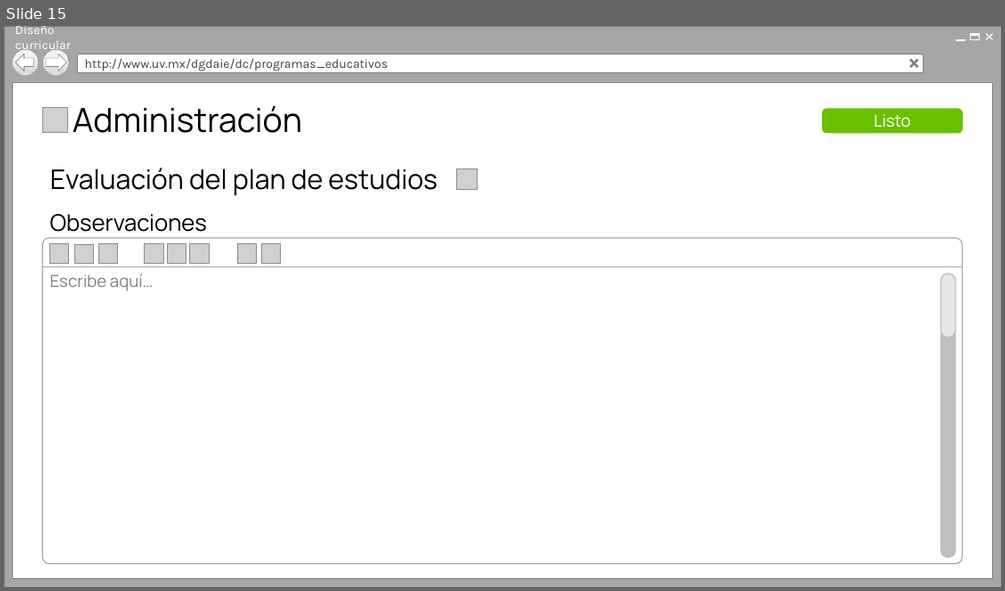
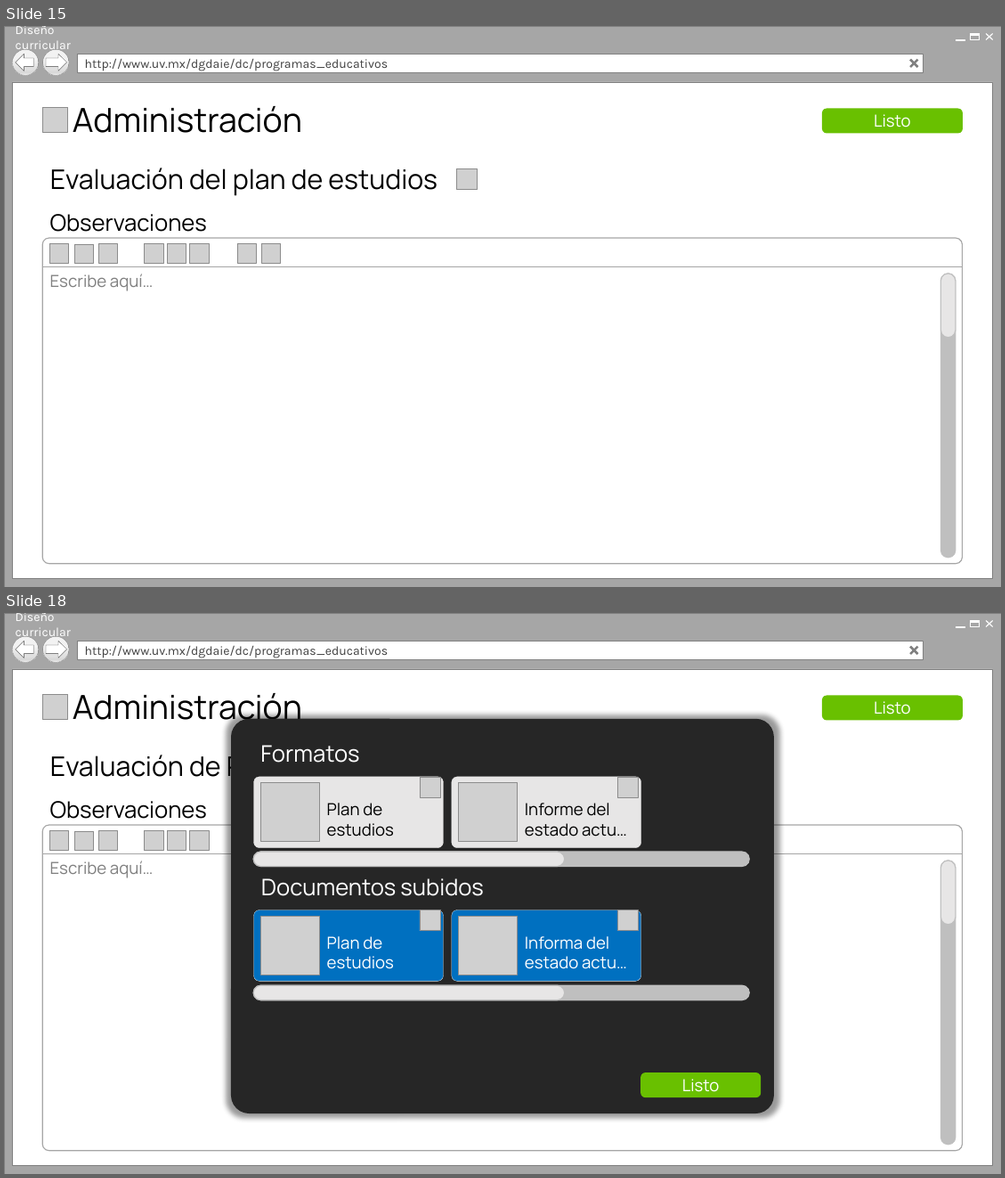
Before and after one commit to Senzho/DISENO_CURRICULAR_SS_05_2019, a slide deck: Diseño/Prototipos V2.pptx. Shown one above the other, each under a label of ours: slide 15 before the commit, slides 15 and 18 after it; the slides between them are not shown. The pictures are 1005x591 and 1005x1178 pixels, drawn with LibreOffice and Linux fonts; fonts in the diff are those of the drawing; grey boxes stand for pictures; background and template pictures are left out. Boxes give left, top, right and bottom in pixels: in the first picture for what was removed or moved away, otherwise in the second. Text is boxed around its words. In the diff, an @@ line names an element or a change of style, - is before the commit and + after.

Commit message:
Primera fase
1. Prototipos antes de diseño.
2. Casos de uso por actor de primera fase.

```diff
--- a/Diseño/Prototipos V2.pptx
+++ b/Diseño/Prototipos V2.pptx
@@ slide 18 added at (4, 613, 1001, 1174), background #FFFFFF @@
@@ group added at (4, 613, 1001, 1174): 6 rectangles, 4 lines, 2 ellipses, 1 text, 1 left arrow, 1 right arrow @@
+Diseño curricular
+http://www.uv.mx/dgdaie/dc/programas_educativos
@@ picture added at (43, 694, 68, 719) @@
@@ text added at (73, 693, 302, 729), 32 pt, text #000000 @@
+Administración
@@ rounded rectangle added at (823, 696, 963, 720), fill #69C000, outline #69C000 1 pt @@
@@ text added at (874, 701, 911, 714), 16 pt, text #FFFFFF @@
+Listo
@@ text added at (50, 751, 276, 783), 26 pt, text #000000 @@
+Evaluación de PE’s
@@ rounded rectangle added at (42, 825, 962, 1150), fill #FFFFFF, outline #A6A6A6 1 pt @@
@@ text added at (50, 801, 207, 819), 22 pt, text #000000 @@
+Observaciones
@@ picture added at (49, 831, 69, 850) @@
@@ picture added at (74, 831, 94, 851) @@
@@ picture added at (98, 831, 118, 850) @@
@@ picture added at (145, 831, 164, 850) @@
@@ picture added at (167, 831, 186, 850) @@
@@ picture added at (190, 831, 210, 850) @@
@@ line added from (42, 854) to (962, 854), #A6A6A6 0.5 pt @@
@@ text added at (50, 860, 154, 878), 16 pt, text #808080 @@
+Escribe aquí…
@@ rounded rectangle added at (941, 860, 956, 1144), fill #BFBFBF, outline #BFBFBF 1 pt @@
@@ rounded rectangle added at (941, 860, 956, 925), fill #E7E6E6, outline #BFBFBF 1 pt @@
@@ group added at (231, 719, 774, 1112): 10 rounded rectangles, 8 pictures, 7 texts @@
+Plan de estudios
+Documentos subidos
+Plan de estudios
+Formatos
+Listo
+Informe del estado actu…
+Informa del estado actu…
```
Also in this commit, not shown: 1 slide changed, 2 other slides added, 1 other file.
